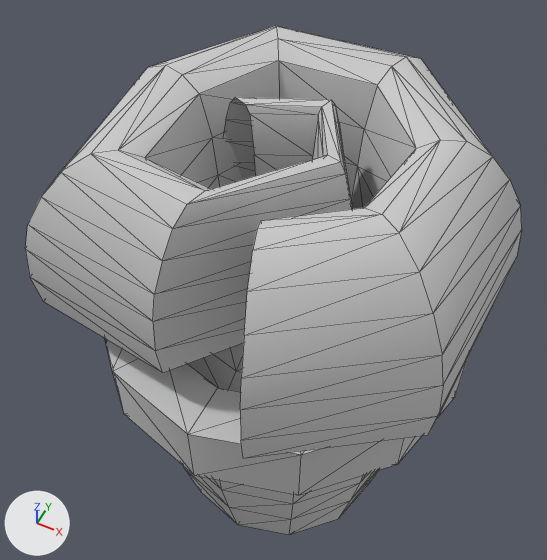
A saved change to the FBX model Assets/graphicResourecs/0713/catnip.FBX.
Before and after are seen from a 50 mm camera at (0.51, -1.081, 2.105) aimed at (-0.062, 0.062, 0.677). The axes (+X, +Y, +Z) are drawn at lower left. The lights are the same throughout. Mesh edges are drawn as thin lines. Where no turn or scale is listed for an object, it has been applied to the vertices.
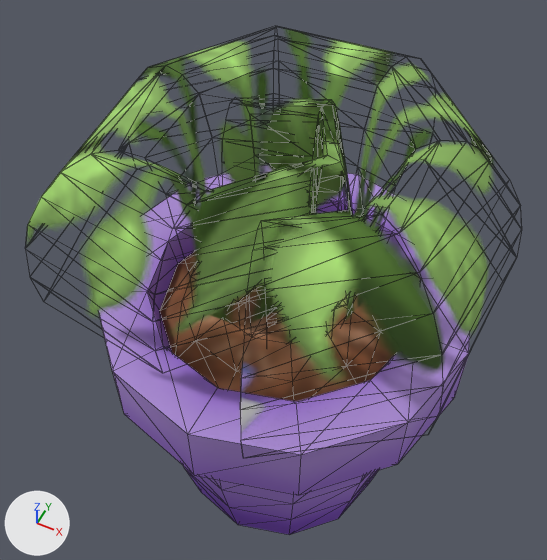
Location of each change, [x1, y1, x2, y2] in pixels of the pictures (547 x 560 px):
'Object001', reshaped (6% narrower): before [25, 26, 522, 535]; after [27, 29, 493, 535]
part 1 of me_mesh, added (green): after [27, 45, 493, 389]
part 2 of me_mesh, recoloured (grey to purple): before [105, 339, 467, 535]; after [99, 165, 470, 535]
part 3 of me_mesh, recoloured (grey to green): before [25, 26, 522, 458]; after [27, 29, 493, 430]

The change, as a diff of the scene's bpy script:
```diff
--- a/Assets/graphicResourecs/0713/catnip.FBX.py
+++ b/Assets/graphicResourecs/0713/catnip.FBX.py
@@ img_catnip_png @@
+img_catnip_png = load_image('catnip.png', 'catnip.png', 256, 256, 'sRGB')
@@ mat_03___default @@
+mat_03___default = principled_material('03 - Default')
+mat_03___default.texture = img_catnip_png  # with its transparency
+mat_03___default.roughness = 0.859
@@ me_mesh @@
 # used by ob_object001; location = (0.0, 0.0, -0.013)
-me_mesh.from_pydata(...)  # 275 vertices, 500 faces; spans x -0.497..0.474, y -0.495..0.498, z 0.015..1.227
+me_mesh.from_pydata(...)  # 418 vertices, 740 faces; spans x -0.497..0.474, y -0.495..0.498, z 0.015..1.227
+# me_mesh part 1: the loose piece of 143 vertices spanning x -0.497..0.474, y -0.495..0.498, z 0.715..1.227 is copied, and the copy is moved by (0.0, 0.0, -0.001), in mat_03___default (picture img_catnip_png); it spans x -0.497..0.474, y -0.495..0.498, z 0.714..1.227
+# me_mesh part 2: 260 faces spanning x -0.45..0.45, y -0.45..0.45, z 0.015..0.775 switch from mat_01___default (light grey #cacaca) to mat_03___default (picture img_catnip_png)
+# me_mesh part 3: 240 faces spanning x -0.497..0.474, y -0.495..0.498, z 0.715..1.227 switch from mat_02___default (light grey #cacaca) to mat_03___default (picture img_catnip_png)
```
